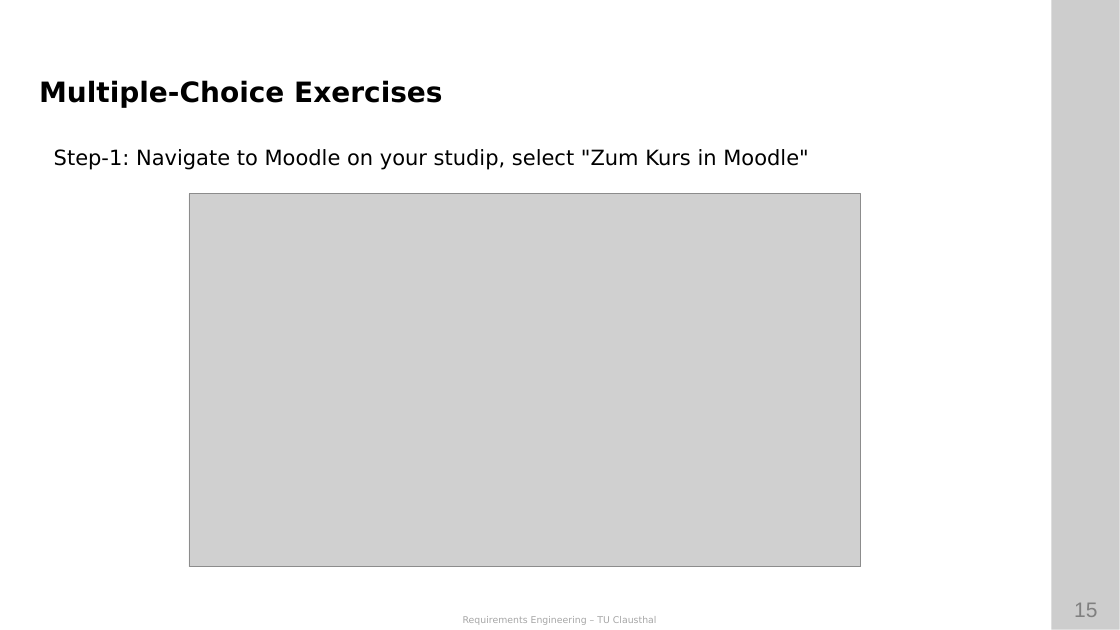
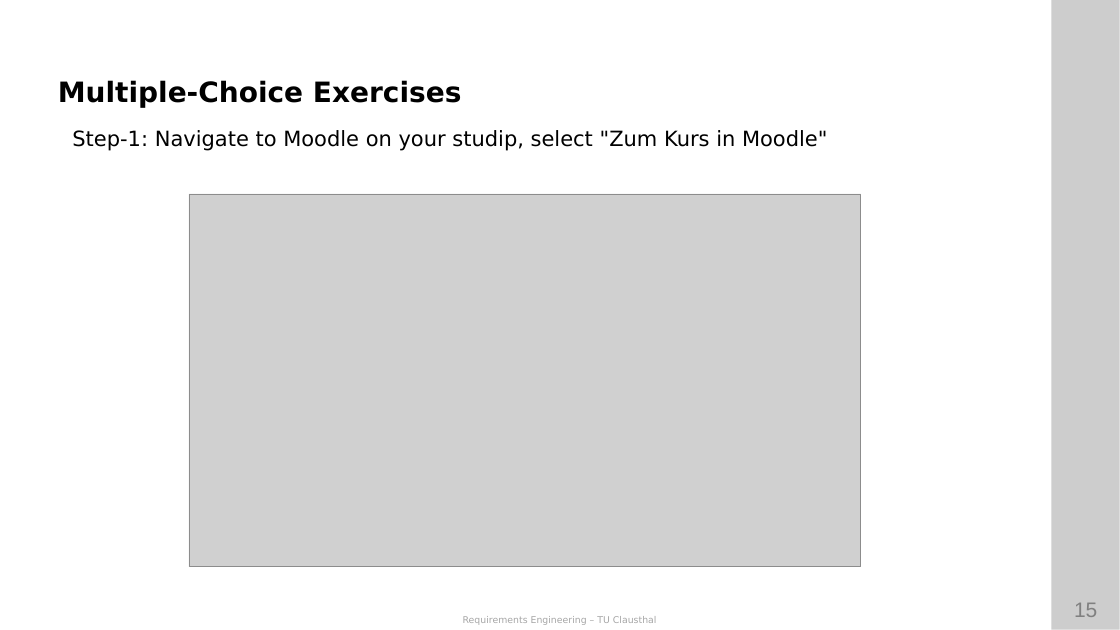
Before and after one commit to ETCE-LAB/teaching-material, a slide deck: slide 15 of Requirements-Engineering/RE-L00-Organization.pptx. Drawn at 1120x630 pixels with LibreOffice and Linux fonts; fonts in the diff are those of the drawing; grey boxes stand for pictures; background and template pictures are left out. Boxes give left, top, right and bottom in pixels: in the first picture for what was removed or moved away, otherwise in the second. Text is boxed around its words. In the diff, an @@ line names an element or a change of style, - is before the commit and + after.

```diff
--- a/Requirements-Engineering/RE-L00-Organization.pptx
+++ b/Requirements-Engineering/RE-L00-Organization.pptx
@@ text "Multiple-Choice Exercises": place and size @@
-text "Multiple-Choice Exercises" at box(39, 80, 442, 108)
+text "Multiple-Choice Exercises" at box(58, 80, 461, 108)
@@ text "Step-1: Navigate to Moodle on ...": place and size @@
-text "Step-1: Navigate to Moodle on ..." at box(54, 149, 808, 170)
+text "Step-1: Navigate to Moodle on ..." at box(72, 130, 827, 151)
```
Also in this commit, not shown: 15 other slides changed, 1 other file.
